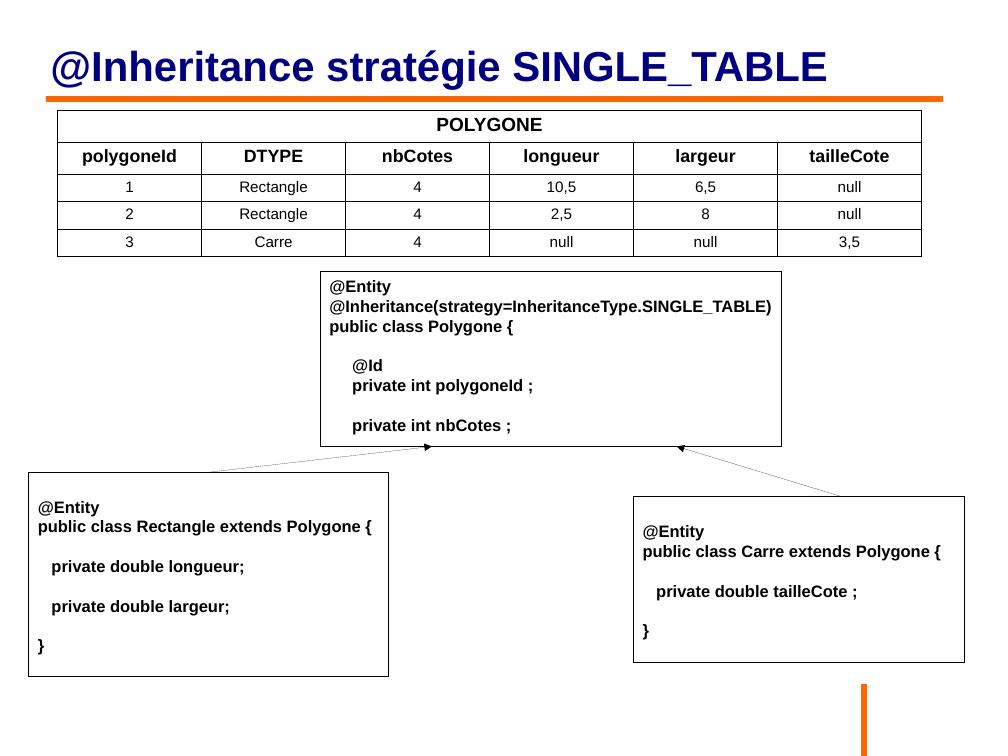
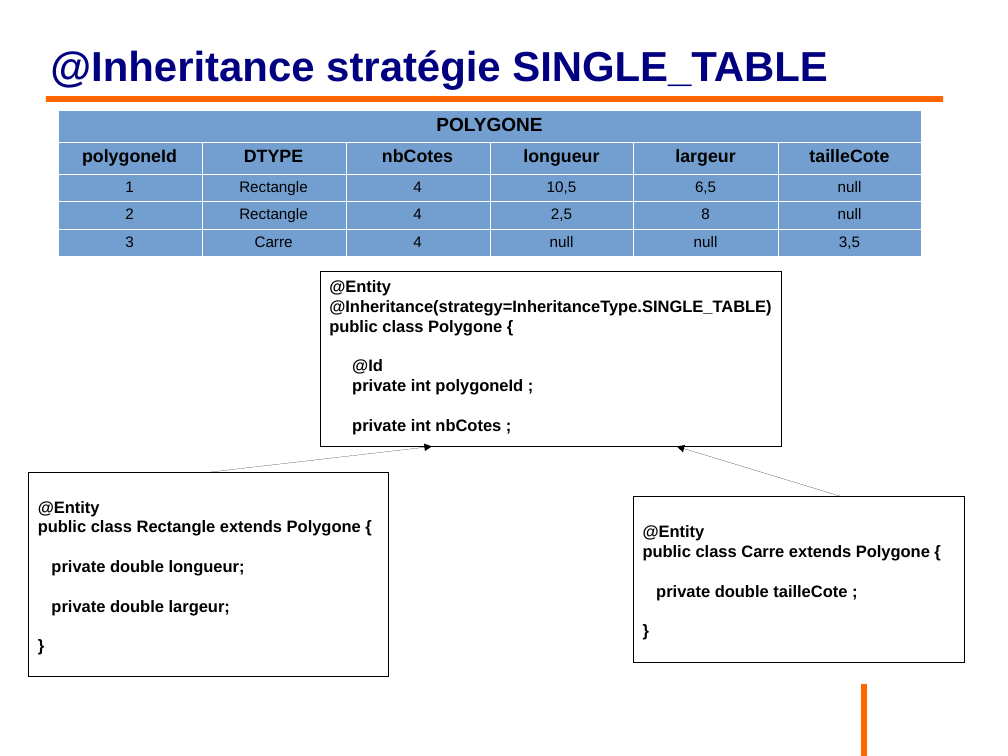
Before and after one commit to philphils/formation-hibernate-basique, a slide deck: slide 61 of Documentation/diapo_formation_hibernate.odp. Drawn at 1008x756 pixels with LibreOffice and Linux fonts; fonts in the diff are those of the drawing; background and template pictures are left out. Boxes give left, top, right and bottom in pixels: in the first picture for what was removed or moved away, otherwise in the second. Text is boxed around its words. In the diff, an @@ line names an element or a change of style, - is before the commit and + after.

```diff
--- a/Documentation/diapo_formation_hibernate.odp
+++ b/Documentation/diapo_formation_hibernate.odp
@@ table at bbox=[58, 110, 920, 253] @@
@@ fill none to #729FCF in 25 cells @@
@@ borders changed @@
```
Also in this commit, not shown: 21 other slides changed.
